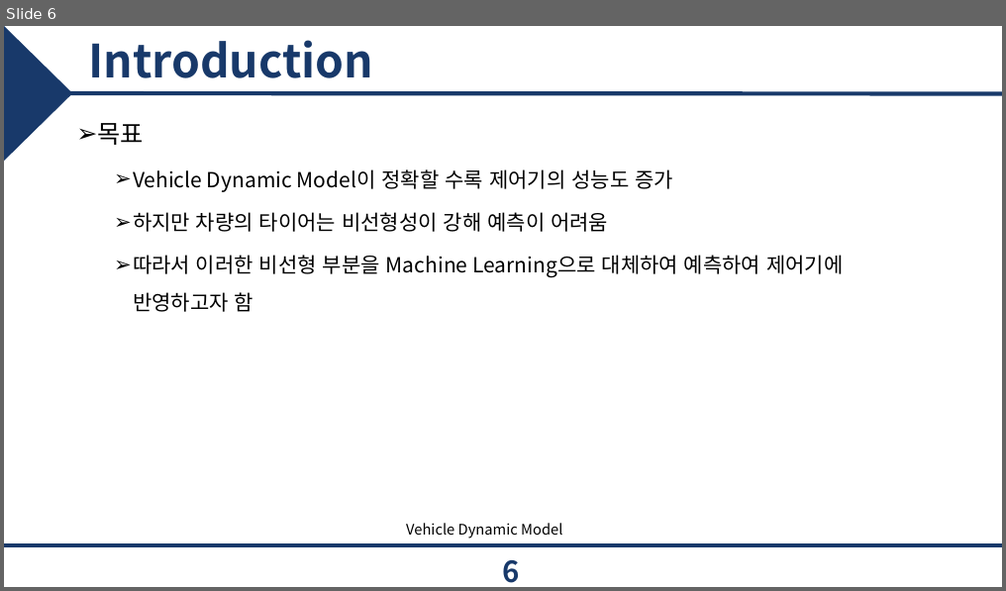
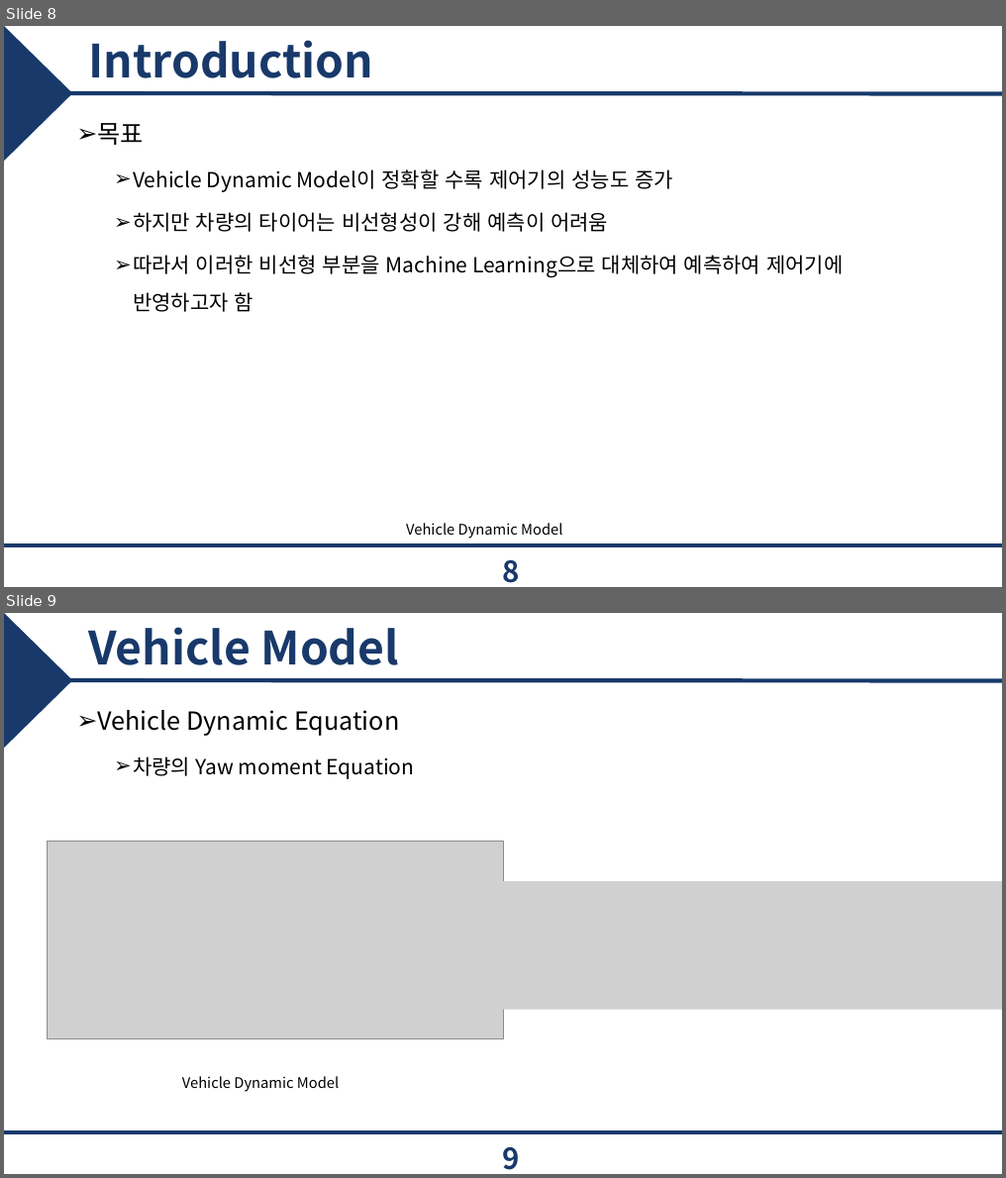
Before and after one commit to epoxx-arch/Torque_vectoringthesis, a slide deck: 졸업 논문/JCCI 발표.pptx. Shown one above the other, each under a label of ours: slide 6 before the commit, slides 8 and 9 after it. The pictures are 1006x591 and 1006x1178 pixels, drawn with LibreOffice and Linux fonts; fonts in the diff are those of the drawing; grey boxes stand for pictures; background and template pictures are left out. Boxes give left, top, right and bottom in pixels: in the first picture for what was removed or moved away, otherwise in the second. Text is boxed around its words. In the diff, an @@ line names an element or a change of style, - is before the commit and + after.

```diff
--- a/졸업 논문/JCCI 발표.pptx
+++ b/졸업 논문/JCCI 발표.pptx
@@ slide 9 added at [4,613,1002,1174], background #FFFFFF; not listed: 3 template elements that a slide beside it also shows @@
@@ title added at [88,627,399,665], 44 pt, text #18396A, bold @@
+Vehicle Model
@@ text added at [97,710,415,779], 24 pt, text #000000 @@
+➢ Vehicle Dynamic Equation
+  ➢ 차량의 Yaw moment Equation
@@ picture added at [48,841,503,1040] @@
@@ picture added at [444,881,1002,1010] @@
@@ text added at [182,1076,339,1092], 14 pt, text #000000 @@
+Vehicle Dynamic Model
@@ page number added at [502,1148,519,1170], 28 pt, text #18396A, bold @@
+9
@@ what was slide 6 is now slide 8 @@
@@ page number at [502,561,519,583]: text changed @@
-6
+8
```
Also in this commit, not shown: 4 slides changed, 12 other slides added, 1 slide removed, 8 other files.
